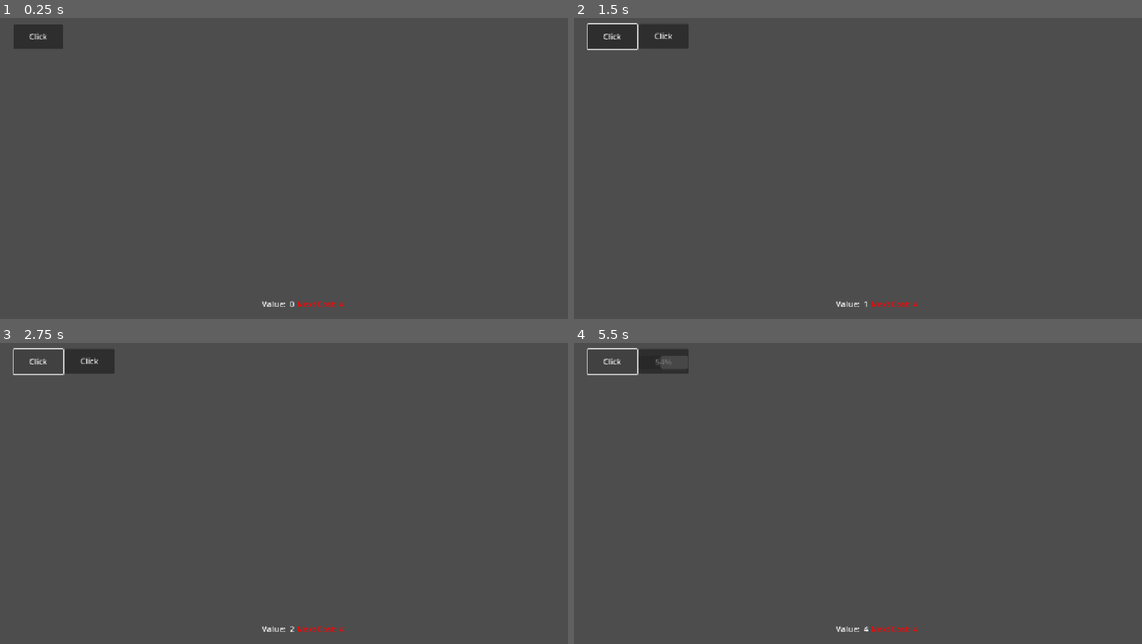
Above: before the commit, frames 1-4 (two rows, left to right).
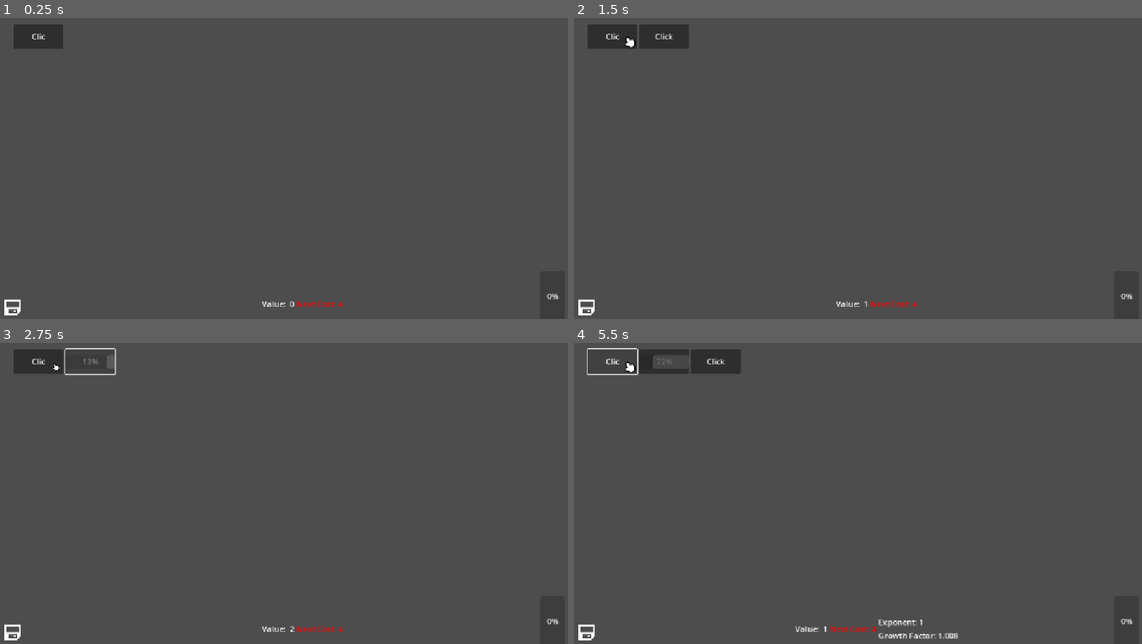
Above: after the commit, the same moments.

Repository: psantimauro/godotProjects
Game: Godot game, scene res://main.tscn
Same seed, same stepped clock (60 frames per second), same inputs: the game is played once before the commit and once after it. Before the commit the project starts from res://node_2d.tscn.
Inputs (mouse positions are in pixels of both pictures, inside the frame that each line leads up to):
- Up to frame 1 (0.25 s): no input
- Up to frame 2 (1.5 s): click "Click" (after the commit: "Clic") at 0.5 s; click (585, 306) at 1.27 s
- Up to frame 3 (2.75 s): click "Click" at 2 s
- Up to frame 4 (5.5 s): click (664, 361) at 2.77 s; click (613, 361) at 3.5 s, where only the run after the commit has a clickable "Clic"; click (664, 361) at 4.27 s; click (613, 361) at 5 s, where only the run before the commit has a clickable "Click"

The runs differ from the first frame. In frame 1, 0.2% of the frame differs, in the area x 0-99%, y 5-99%; in frame 2, 0.4%; in frame 3, 0.5%; in frame 4, 1.5%, in the area x 0-99%, y 2-99%.

Commit message:
Added Save/Load support and game clicker

Diff:
--- a/Presto/Managers/NumberManager.gd
+++ b/Presto/Managers/NumberManager.gd
@@ -6,6 +6,7 @@
 signal growth_rate_change
 signal expontent_change
 signal number_change
+
 var time_factor = 5
 var presto = 0
 var presti_count = 1
@@ -25,6 +26,43 @@
 		number = n
 		number_change.emit(number)
 
+func _ready() -> void:
+	add_to_group("PersistManager")
+
+func _process(_delta: float) -> void:
+	cost_next = cost_base * pow(growth_rate ,expontent)
+	next_cost_change.emit(cost_next)
+	if cost_next < number:
+		new_button_unlocked.emit()
+		expontent += 1
+		cost_base = cost_next
+		growth_rate += 0.001
+		number -= cost_next
+	if expontent >= 9:
+		presto_enable.emit()
+
+func save() -> Dictionary:
+	var number_manager_save = {
+		"name": "NumberManager",
+		"time_factor": time_factor,
+		"presto": presto,
+		"presti_count": presti_count,
+		"growth_rate": growth_rate,
+		"cost_base": cost_base,
+		"expontent": expontent,
+		"number": number
+	}
+	return number_manager_save
+
+func load(number_manager_save: Dictionary):
+	time_factor = number_manager_save["time_factor"]
+	presto = number_manager_save["presto"]
+	presti_count = number_manager_save["presti_count"]
+	growth_rate = number_manager_save["growth_rate"]
+	cost_base = number_manager_save["cost_base"]
+	expontent = number_manager_save["expontent"]
+	number = number_manager_save["number"]
+
 func presti_reset():
 	time_factor = 5
 	number = 0
@@ -36,26 +74,17 @@
 	number += num
 	time_factor -= (0.001 * presto)
 
-func button_runtime():
+func increase_presto(amt = 1):
+	presto += amt
+
+func button_runtime(btn_number = 0):
 	var base = expontent
 	if expontent == 0:
 		base =1
-	var val = int(10/base)
+	var val = pow(btn_number,growth_rate)
 	if val < 0.1:
 		val = 0.1
 	return val
 
 func get_button_value(num):
 	return int(num / growth_rate)+1
-
-func _process(delta: float) -> void:
-	cost_next = cost_base * pow(growth_rate ,expontent)
-	next_cost_change.emit(cost_next)
-	if cost_next < number:
-		new_button_unlocked.emit()
-		expontent += 1
-		cost_base = cost_next
-		growth_rate += 0.001
-		number -= cost_next
-	if expontent >= 9:
-		presto_enable.emit()
--- a/Presto/clickable_timer_progress_bar.gd
+++ b/Presto/clickable_timer_progress_bar.gd
@@ -1,28 +1,56 @@
 class_name  ClickableProgressBar
 extends Control
 
-@onready var timer: Timer = %Timer
-@onready var progress_bar: ProgressBar = $ProgressBar
+signal done
+
 @export var run_time: float = 5.0  # Total time for the progress bar to fill
 @export var one_shot:bool = false:
 	set(val):
 		one_shot= val
 		timer.one_shot = val
+@export var btn_text = ""
+@export var btn_timeout_text = ""
+
 @onready var button: Button = $Button
+@onready var timer: Timer = %Timer
+@onready var progress_bar: ProgressBar = $ProgressBar
 
-signal done
+func save():
+	var save_dict = {
+		"name": name,
+		"run_time": run_time,
+		"one_shot": one_shot,
+		"btn_text": btn_text,
+		"btn_timeout_text": btn_timeout_text,
+		"wait_time": timer.wait_time,
+		"is_running": !timer.is_stopped()
+	}
+	return save_dict
+
+func load(dict):
+	name = dict["name"]
+	run_time = dict["run_time"]
+	one_shot = dict["one_shot"]
+	btn_text = dict["btn_text"]
+	btn_timeout_text = dict["btn_timeout_text"]
+	var timeleft= dict["wait_time"]
+	var is_running = dict["is_running"]
+	if is_running:
+		start(timeleft)
 
 func _ready() -> void:
 	await timer.ready
 	timer.timeout.connect(_on_timer_timeout)
+	await  button.ready
+	button.text = btn_text
 
 func _process(_delta: float) -> void:
 	if timer.time_left > 0:
 		progress_bar.value = (1 - (timer.time_left / run_time)) * 100
 
-func start():
+func start(time = run_time):
 	if timer.is_stopped():
-		timer.wait_time = run_time
+		timer.wait_time = time
 		progress_bar.value = 0
 		progress_bar.show()
 		button.text = ""
@@ -37,7 +65,7 @@
 	progress_bar.hide()
 
 func _on_timer_timeout():
-	done.emit()
+	done.emit(self)
 	progress_bar.value = 0
 	progress_bar.hide()
 	button.text = "no Click"
--- a/Presto/clickable_timer_progress_bar.tscn
+++ b/Presto/clickable_timer_progress_bar.tscn
@@ -15,15 +15,12 @@
 [node name="ProgressBar" type="ProgressBar" parent="."]
 visible = false
 layout_mode = 1
-anchors_preset = 8
-anchor_left = 0.5
+anchors_preset = 14
 anchor_top = 0.5
-anchor_right = 0.5
+anchor_right = 1.0
 anchor_bottom = 0.5
-offset_left = -52.0
-offset_top = -13.0
-offset_right = 48.0
-offset_bottom = 14.0
+offset_top = -13.5
+offset_bottom = 13.5
 grow_horizontal = 2
 grow_vertical = 2
 mouse_filter = 1
@@ -36,15 +33,9 @@
 [node name="Button" type="Button" parent="."]
 custom_minimum_size = Vector2(100, 25)
 layout_mode = 1
-anchors_preset = 8
-anchor_left = 0.5
-anchor_top = 0.5
-anchor_right = 0.5
-anchor_bottom = 0.5
-offset_left = -51.0
-offset_top = -26.0
-offset_right = 49.0
-offset_bottom = 24.0
+anchors_preset = 15
+anchor_right = 1.0
+anchor_bottom = 1.0
 grow_horizontal = 2
 grow_vertical = 2
 text = "Click"
--- /dev/null
+++ b/Presto/clicker.gd
@@ -0,0 +1,31 @@
+extends Node2D
+
+signal clicked
+
+@export var click_delay = 2
+@export var restart = true
+@export var _auto_start = true
+
+@onready var marker_2d: Marker2D = $Marker2D
+@onready var icon: Sprite2D = $Icon
+@onready var click_delay_timer: Timer = $ClickDelayTimer
+@onready var audio_stream_player_2d: AudioStreamPlayer2D = $AudioStreamPlayer2D
+
+func _ready() -> void:
+#	await  click_delay_timer.ready
+	click_delay_timer.wait_time = click_delay
+	click_delay_timer.timeout.connect(_on_click_delay_timer_timeout)
+	if _auto_start == true:
+		click_delay_timer.start()
+func click():
+	clicked.emit(marker_2d.position)
+	var tween = get_tree().create_tween()
+	tween.tween_property(icon, "scale", Vector2.ONE /2, 0.25)
+	audio_stream_player_2d.play()
+	tween.tween_property(icon, "scale", Vector2.ONE , 0.25)
+
+func _on_click_delay_timer_timeout():
+	click()
+	click_delay_timer.wait_time = click_delay
+	if restart == true:
+		click_delay_timer.start()
--- /dev/null
+++ b/Presto/clicker.tscn
@@ -0,0 +1,19 @@
+[gd_scene load_steps=4 format=3 uid="uid://e1dqt02bjm4y"]
+
+[ext_resource type="Script" uid="uid://2g00prrh2w4e" path="res://clicker.gd" id="1_gyk0w"]
+[ext_resource type="Texture2D" uid="uid://do354vo43geyr" path="res://assets/hand_small_point.svg" id="1_lbgm6"]
+[ext_resource type="AudioStream" uid="uid://cyymaploi7cbc" path="res://assets/Mouse Click Sample.WAV" id="3_sqexo"]
+
+[node name="Clicker" type="Node2D"]
+script = ExtResource("1_gyk0w")
+
+[node name="Marker2D" type="Marker2D" parent="."]
+
+[node name="Icon" type="Sprite2D" parent="."]
+position = Vector2(5, 7)
+texture = ExtResource("1_lbgm6")
+
+[node name="ClickDelayTimer" type="Timer" parent="."]
+
+[node name="AudioStreamPlayer2D" type="AudioStreamPlayer2D" parent="."]
+stream = ExtResource("3_sqexo")
--- /dev/null
+++ b/Presto/main.gd
@@ -0,0 +1,223 @@
+extends Node2D
+const CLICKABLE_TIMER_PROGRESS_BAR = preload("res://clickable_timer_progress_bar.tscn")
+const CLICKER = preload("res://clicker.tscn")
+@onready var button: Button = %Button
+@onready var button_container: GridContainer = $VBoxContainer
+@onready var _0: ClickableProgressBar = $"VBoxContainer/0"
+
+@export var btn_text = "Clic"
+@export var btn_alt_text = "No Clic"
+
+var btn_num = 1
+var max_button_num = 78
+
+func _ready() -> void:
+	load_game()
+	_0.done.connect(_on_0_button_pressed)
+	NumberManager.new_button_unlocked.connect(make_new_button)
+	NumberManager.presto_enable.connect(enable_presto)
+	NumberManager.next_cost_change.connect(update_cost_next)
+	NumberManager.growth_rate_change.connect(update_growth_rate)
+	NumberManager.expontent_change.connect(update_expontent)
+	NumberManager.number_change.connect(update_number)
+	await button.ready
+	button.text = btn_text
+	await _0.ready
+	_0.btn_text = btn_text
+	_0.btn_timeout_text = btn_alt_text
+
+func update_number(number):
+	%Value.text = str(int(number))
+func update_expontent(expontent):
+	%Exponent.text = "Exponent: "+ str(expontent)
+func update_growth_rate(growth_rate = 0):
+	%growth_factor.text = "Growth Factor: %.3f " % (growth_rate)
+func update_cost_next ( next = 0):
+	%Cost.text = "Next Cost: " + str(int(next))
+
+func _on_0_button_pressed(_btn):
+	NumberManager.increase_numer()
+	if _0.is_stopped():
+	#	_0.run_time = NumberManager.button_runtime()
+		_0.start()
+var first = true
+func _on_button_pressed() -> void:
+	if first == true:
+		first = false
+		var clicker = CLICKER.instantiate()
+		clicker.clicked.connect(_on_cliker_clicked)
+		add_child(clicker)
+		clicker.position = Vector2(117,83)
+	#if !_0.visible:
+		_0.show()
+	NumberManager.increase_numer()
+
+func make_new_button():
+	if btn_num > max_button_num:
+		_on_presto_pressed()
+
+	var btn = CLICKABLE_TIMER_PROGRESS_BAR.instantiate()
+	button_container.add_child(btn)
+	btn.add_to_group("Persist")
+	btn.one_shot = true
+	btn.run_time = NumberManager.button_runtime(btn_num)
+	btn.name =  str(btn_num)
+	btn.btn_text = btn_text
+	btn.btn_timeout_text = btn_alt_text
+	btn.done.connect(_on_clickable_press)
+	btn_num +=1
+
+var clicker_count  =1
+
+func _on_cliker_clicked(pos):
+	for button in button_container.get_children():
+		var button_min = button.position
+		var button_max = button_min+ button.size
+		if button_min <= pos and pos <= button_max:
+			if button.name == "Button":
+				button.emit_signal("pressed")
+			else:
+				button.click(NumberManager.get_button_value(int(button.name)))
+
+
+func _on_clickable_press(btn):
+		var previous_button = int(btn.name) - 1
+		var val = NumberManager.get_button_value(previous_button)
+		NumberManager.increase_numer(val)
+		if previous_button == -1:
+			button.emit_signal("pressed")
+		else:
+			var Prev_button = button_container.get_node(str(previous_button))
+			Prev_button.click(val)
+		#	if Prev_button.is_stopped():
+				#Prev_button.run_time = NumberManager.button_runtime()
+		#		Prev_button.start()
+		#	else:
+		#		Prev_button.click(val)
+
+func _on_presto_pressed() -> void:
+	NumberManager.increase_presto(1)
+	%PrestoBar.value += 1
+	if %PrestoBar.value == 10 :
+		presti()
+
+func enable_presto():
+	%PrestoButton.show()
+	%PrestoBar.show()
+
+func presti():
+	%PrestoBar.set_value_no_signal(0)
+	_0.stop()
+	%PrestoButton.hide()
+	%PrestoBar.hide()
+	NumberManager.presti_reset()
+	for child in button_container.get_children():
+		var number = int(child.name)
+		if number > 0:
+			child.queue_free()
+	btn_num = 1
+
+func _on_save_button_pressed() -> void:
+	save_game()
+	save_managers()
+
+func save_game(filename = "savegame"):
+	var save_file = FileAccess.open("user://%s.save" % filename, FileAccess.WRITE)
+	var save_nodes = get_tree().get_nodes_in_group("Persist")
+
+	for node in save_nodes:
+		# Check the node is an instanced scene so it can be instanced again during load.
+		if node.scene_file_path.is_empty():
+			print("persistent node '%s' is not an instanced scene, skipped" % node.name)
+			continue
+		# Check the node has a save function.
+		if !node.has_method("save"):
+			print("persistent node '%s' is missing a save() function, skipped" % node.name)
+			continue
+		var node_data = node.call("save")
+		var json_string = JSON.stringify(node_data)
+		save_file.store_line(json_string)
+
+func save_managers():
+	var save_file = FileAccess.open("user://savegame_managers.save", FileAccess.WRITE)
+	var save_nodes = get_tree().get_nodes_in_group("PersistManager")
+
+	for node in save_nodes:
+		# Check the node has a save function.
+		if !node.has_method("save"):
+			print("persistent node '%s' is missing a save() function, skipped" % node.name)
+			continue
+
+		# Call the node's save function.
+		var node_data = node.call("save")
+
+		# JSON provides a static method to serialized JSON string.
+		var json_string = JSON.stringify(node_data)
+
+		# Store the save dictionary as a new line in the save file.
+		save_file.store_line(json_string)
+
+func load_game():
+	load_managers()
+	if not FileAccess.file_exists("user://savegame.save"):
+		return # Error! We don't have a save to load.
+	_0.show() # alittle haky
+	# We need to revert the game state so we're not cloning objects
+	# during loading. This will vary wildly depending on the needs of a
+	# project, so take care with this step.
+	# For our example, we will accomplish this by deleting saveable objects.
+	var save_nodes = get_tree().get_nodes_in_group("Persist")
+	for i in save_nodes:
+		i.queue_free()
+
+	# Load the file line by line and process that dictionary to restore
+	# the object it represents.
+	var save_file = FileAccess.open("user://savegame.save", FileAccess.READ)
+	while save_file.get_position() < save_file.get_length():
+		var json_string = save_file.get_line()
+
+		# Creates the helper class to interact with JSON.
+		var json = JSON.new()
+
+		# Check if there is any error while parsing the JSON string, skip in case of failure.
+		var parse_result = json.parse(json_string)
+		if not parse_result == OK:
+			print("JSON Parse Error: ", json.get_error_message(), " in ", json_string, " at line ", json.get_error_line())
+			continue
+
+		# Get the data from the JSON object.
+		var node_data = json.data
+
+		# Firstly, we need to create the object and add it to the tree and set its position.
+		var new_object = CLICKABLE_TIMER_PROGRESS_BAR.instantiate()
+		button_container.add_child(new_object)
+
+		new_object.load(node_data)
+		print("Loading button %s" % new_object.name )
+		if new_object.name == "0":
+			_0 = new_object
+			new_object.done.connect(_on_0_button_pressed)
+		else:
+			new_object.done.connect(_on_clickable_press)
+		new_object.show()
+
+func load_managers():
+	if not FileAccess.file_exists("user://savegame_managers.save"):
+		return # Error! We don't have a save to load.
+	var save_nodes = get_tree().get_nodes_in_group("PersistManagers")
+
+	var save_file = FileAccess.open("user://savegame_managers.save", FileAccess.READ)
+	while save_file.get_position() < save_file.get_length():
+		var json_string = save_file.get_line()
+		var json = JSON.new()
+
+		var parse_result = json.parse(json_string)
+		if not parse_result == OK:
+			print("JSON Parse Error: ", json.get_error_message(), " in ", json_string, " at line ", json.get_error_line())
+			continue
+
+		var node_data = json.data
+
+		var name = node_data["name"]
+		var manager = get_tree().root.get_node(name)
+		manager.load(node_data)
--- a/Presto/node_2d.tscn
+++ b/Presto/main.tscn
@@ -1,10 +1,11 @@
-[gd_scene load_steps=3 format=3 uid="uid://cgwagwsh5cll7"]
+[gd_scene load_steps=4 format=3 uid="uid://cgwagwsh5cll7"]
 
-[ext_resource type="Script" uid="uid://em6sssiquepy" path="res://node_2d.gd" id="1_wtcfe"]
-[ext_resource type="PackedScene" uid="uid://d4jhv74wej0f3" path="res://clickable_timer_progress_bar.tscn" id="2_0e48y"]
+[ext_resource type="Script" uid="uid://em6sssiquepy" path="res://main.gd" id="1_h2yge"]
+[ext_resource type="PackedScene" uid="uid://d4jhv74wej0f3" path="res://clickable_timer_progress_bar.tscn" id="2_1bvp3"]
+[ext_resource type="Texture2D" uid="uid://5w8auo4v6t8t" path="res://assets/save.png" id="3_lquwl"]
 
 [node name="Main" type="Node2D"]
-script = ExtResource("1_wtcfe")
+script = ExtResource("1_h2yge")
 
 [node name="VBoxContainer" type="GridContainer" parent="."]
 anchors_preset = -1
@@ -23,11 +24,13 @@
 layout_mode = 2
 size_flags_horizontal = 0
 size_flags_vertical = 0
-text = "Click"
+text = "Clic"
 
-[node name="0" parent="VBoxContainer" instance=ExtResource("2_0e48y")]
+[node name="0" parent="VBoxContainer" instance=ExtResource("2_1bvp3")]
 visible = false
 layout_mode = 2
+btn_text = "Clic"
+btn_timeout_text = "No Clic"
 
 [node name="HBoxContainer" type="HBoxContainer" parent="."]
 anchors_preset = 7
@@ -76,15 +79,14 @@
 
 [node name="PrestoBar" type="ProgressBar" parent="."]
 unique_name_in_owner = true
-visible = false
 custom_minimum_size = Vector2(50, 100)
 anchors_preset = -1
 anchor_right = 1.0
 anchor_bottom = 0.5
-offset_left = 1125.0
-offset_top = 578.0
-offset_right = 1135.0
-offset_bottom = 628.0
+offset_left = 1095.0
+offset_top = 551.0
+offset_right = 1145.0
+offset_bottom = 653.0
 grow_horizontal = 0
 grow_vertical = 2
 size_flags_vertical = 1
@@ -92,5 +94,14 @@
 step = 1.0
 fill_mode = 3
 
+[node name="SaveButton" type="TextureButton" parent="."]
+offset_left = 10.0
+offset_top = 600.0
+offset_right = 50.0
+offset_bottom = 640.0
+texture_normal = ExtResource("3_lquwl")
+flip_v = true
+
 [connection signal="pressed" from="VBoxContainer/Button" to="." method="_on_button_pressed"]
 [connection signal="pressed" from="HBoxContainer/PrestoButton" to="." method="_on_presto_pressed"]
+[connection signal="pressed" from="SaveButton" to="." method="_on_save_button_pressed"]
--- a/Presto/node_2d.gd
+++ /dev/null
@@ -1,82 +0,0 @@
-extends Node2D
-const CLICKABLE_TIMER_PROGRESS_BAR = preload("res://clickable_timer_progress_bar.tscn")
-@onready var button: Button = %Button
-@onready var button_container: GridContainer = $VBoxContainer
-@onready var _0: ClickableProgressBar = $"VBoxContainer/0"
-
-
-func _ready() -> void:
-	_0.done.connect(_on_0_button_pressed)
-	NumberManager.new_button_unlocked.connect(make_new_button)
-	NumberManager.presto_enable.connect(enable_presto)
-	NumberManager.next_cost_change.connect(update_cost_next)
-	NumberManager.growth_rate_change.connect(update_growth_rate)
-	NumberManager.expontent_change.connect(update_expontent)
-	NumberManager.number_change.connect(update_number)
-
-func update_number(number):
-	%Value.text = str(int(number))
-
-func update_expontent(expontent):
-	%Exponent.text = "Exponent: "+ str(expontent)
-
-func update_growth_rate(growth_rate = 0):
-	%growth_factor.text = "Growth Factor: %.3f " % (growth_rate)
-
-func update_cost_next ( next = 0):
-	%Cost.text = "Next Cost: " + str(int(next))
-func _on_0_button_pressed():
-	NumberManager.increase_numer()
-	if _0.is_stopped():
-		_0.run_time = NumberManager.button_runtime()
-		_0.start()
-func _on_button_pressed() -> void:
-	if !_0.visible:
-		_0.show()
-	NumberManager.increase_numer()
-
-var btn_num=1
-func make_new_button():
-	var btn = CLICKABLE_TIMER_PROGRESS_BAR.instantiate()
-	button_container.add_child(btn)
-	btn.one_shot = true
-	btn.run_time = NumberManager.button_runtime()
-	btn.name =  str(btn_num)
-	btn_num +=1
-	btn.done.connect( func():
-		var num = int(btn.name)
-		var val = NumberManager.get_button_value(num)
-		NumberManager.increase_numer(val)
-		num -= 1
-		if num == -1:
-			button.emit_signal("pressed")
-		else:
-			var Prev_button = button_container.get_node(str(num))
-			if Prev_button.is_stopped():
-				Prev_button.run_time = NumberManager.button_runtime()
-				Prev_button.start()
-			else:
-				Prev_button.click(val)
-	)
-
-func _on_presto_pressed() -> void:
-	NumberManager.presto +=1
-	%PrestoBar.value += 1
-	if %PrestoBar.value == 10 :
-		presti()
-
-func enable_presto():
-	%PrestoButton.show()
-	%PrestoBar.show()
-
-func presti():
-	btn_num = 1
-	%PrestoBar.set_value_no_signal(0)
-	_0.stop()
-	%PrestoButton.hide()
-	%PrestoBar.hide()
-	NumberManager.presti_reset()
-	for child in button_container.get_children():
-		var number = int(child.name)
-		if number > 0:
-			child.queue_free()
Not shown, added: Presto/assets/Mouse Click Sample.WAV.import
Binary file added: Presto/assets/save.png
Not shown, changed: Presto/assets/save.png.import
Not shown, added: Presto/clicker.gd.uid
Renamed: Presto/node_2d.gd.uid -> Presto/main.gd.uid
Not shown, added: Presto/assets/Mouse Click Sample-1.WAV.asd
Not shown, changed: Presto/assets/Mouse Click Sample.WAV
Not shown, added: Presto/assets/Mouse Click Sample.WAV.asd
